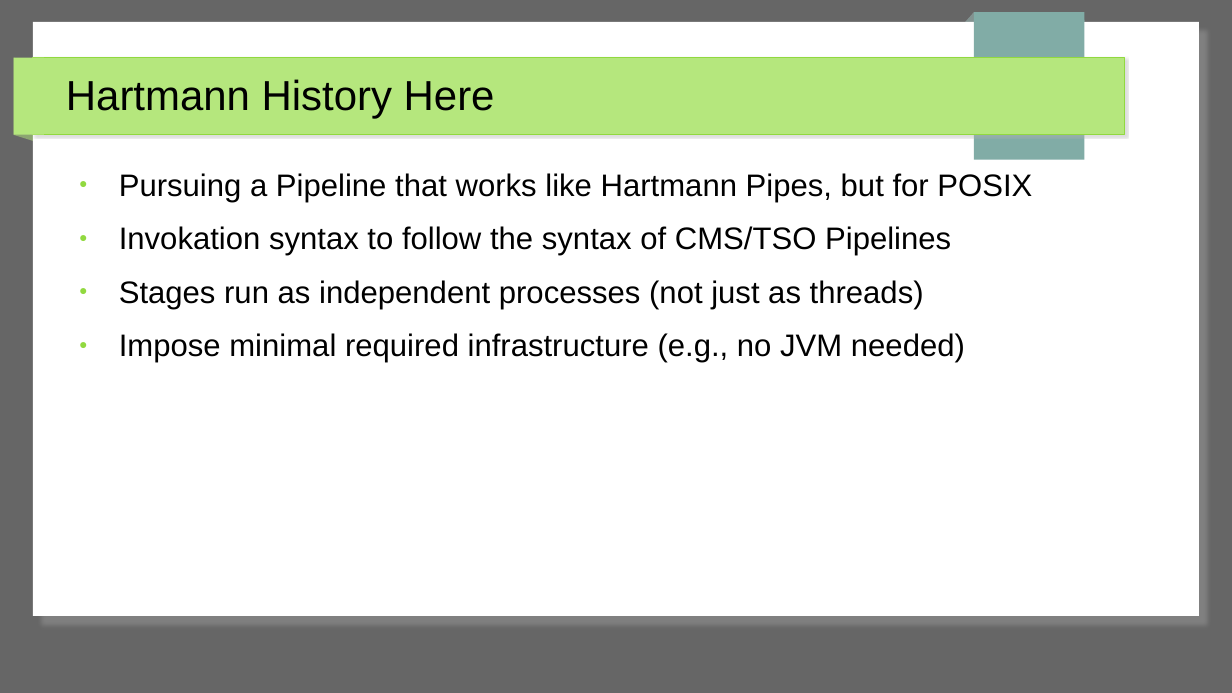
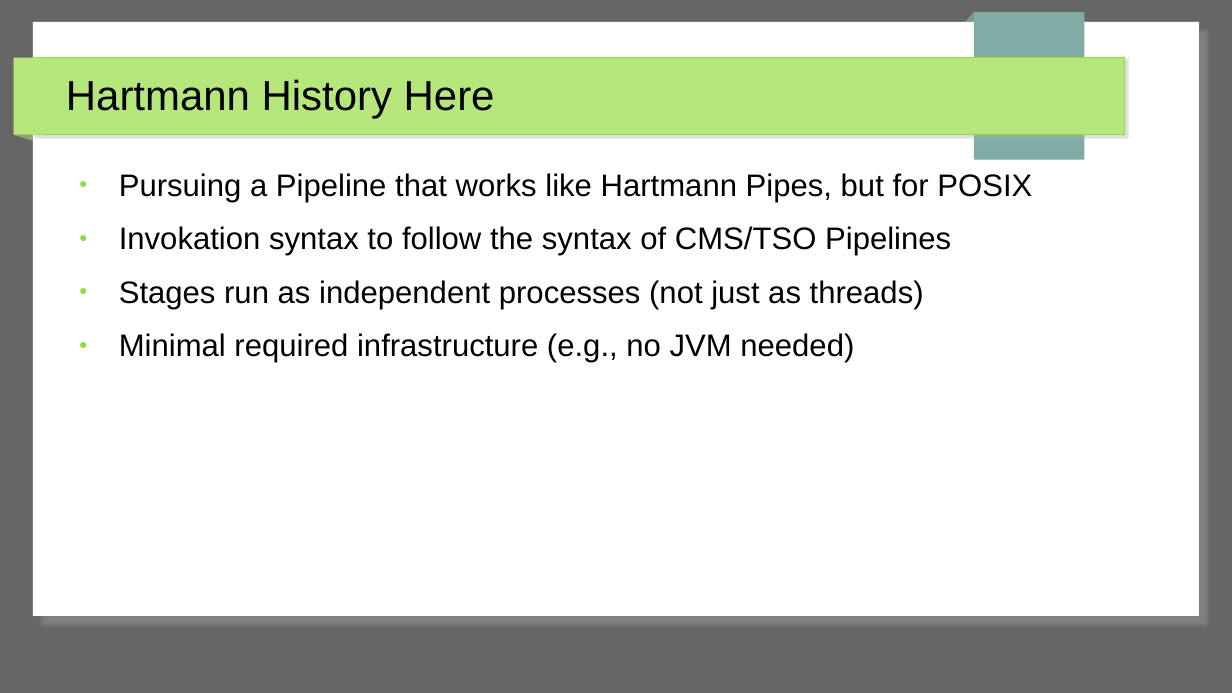
Before and after one commit to trothr/ductwork, a slide deck: slide 3 of doc/duckwork.pptx. Drawn at 1232x693 pixels with LibreOffice and Linux fonts; fonts in the diff are those of the drawing. Boxes give left, top, right and bottom in pixels: in the first picture for what was removed or moved away, otherwise in the second. Text is boxed around its words. In the diff, an @@ line names an element or a change of style, - is before the commit and + after.

```diff
--- a/doc/duckwork.pptx
+++ b/doc/duckwork.pptx
@@ text at (119,333,854,363): text changed @@
-● Impose minimal required infrastructure (e.g., no JVM needed)
+● Minimal required infrastructure (e.g., no JVM needed)
```
Also in this commit, not shown: 4 other slides changed.
